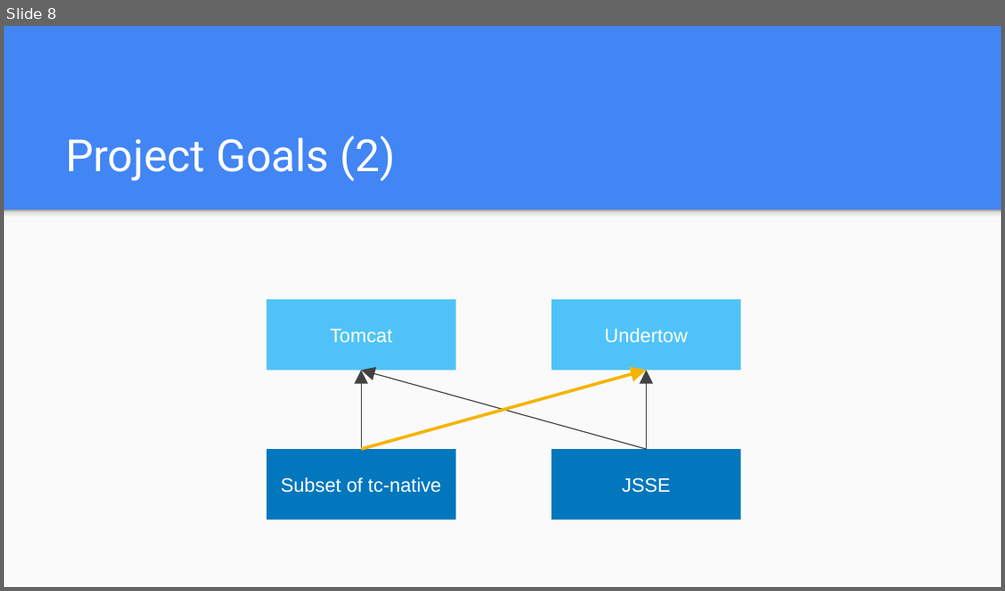
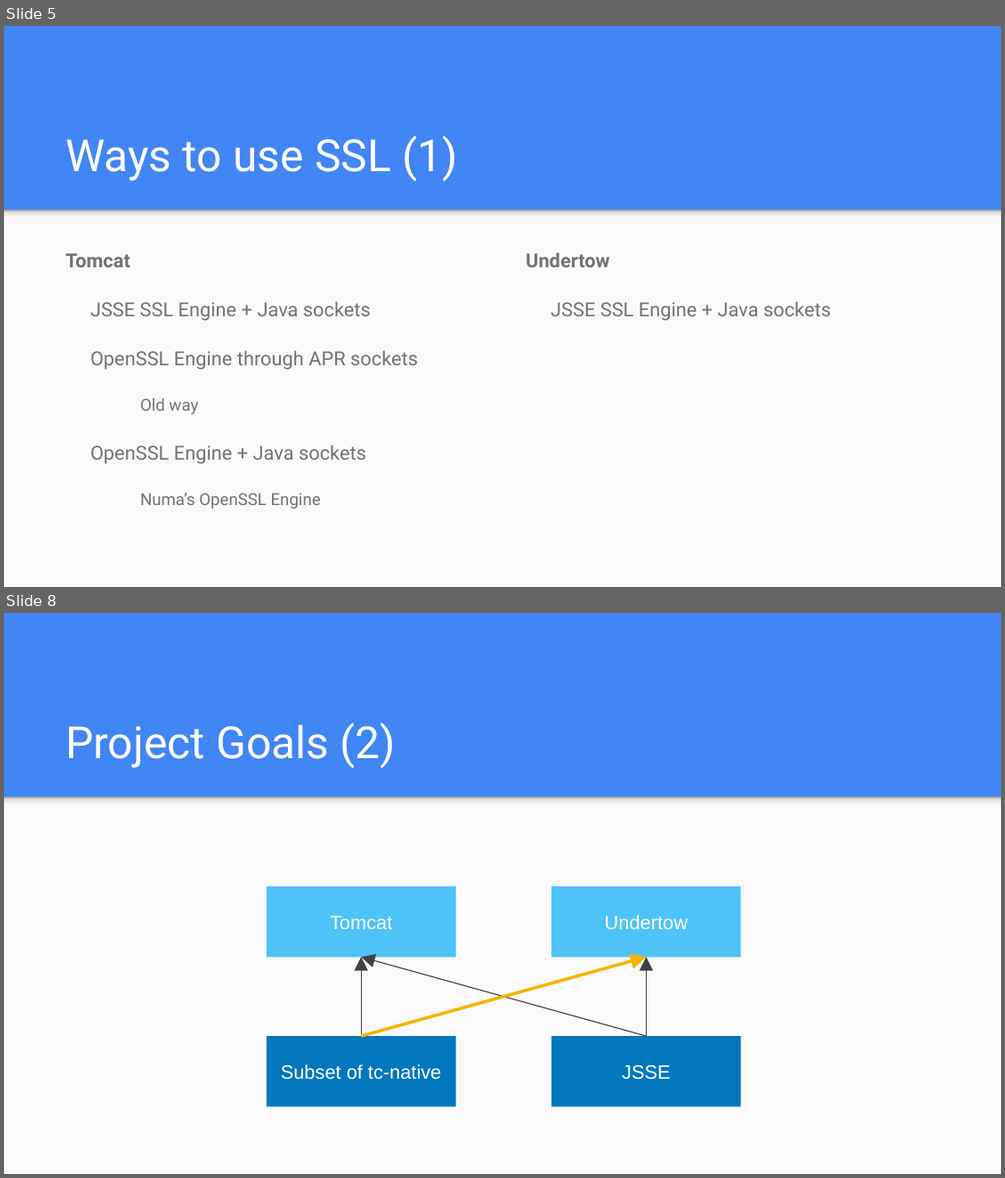
Before and after one commit to jocelynthode/tomcat-native2-doc, a slide deck: initial_presentation.pptx. Shown one above the other, each under a label of ours: slide 8 before the commit, slides 5 and 8 after it; the slides between them are not shown. The pictures are 1005x591 and 1005x1178 pixels, drawn with LibreOffice and Linux fonts; fonts in the diff are those of the drawing. Boxes give left, top, right and bottom in pixels: in the first picture for what was removed or moved away, otherwise in the second. Text is boxed around its words. In the diff, an @@ line names an element or a change of style, - is before the commit and + after.

```diff
--- a/initial_presentation.pptx
+++ b/initial_presentation.pptx
@@ slide 5 added at [4,26,1001,587], background #4285F4; not listed: 2 template elements that a slide beside it also shows @@
@@ title added at [65,135,457,181], 32 pt, text #FFFFFF @@
+Ways to use SSL (1)
@@ text added at [65,253,418,508], 14 pt, text #737373 @@
+Tomcat
+JSSE SSL Engine + Java sockets
+OpenSSL Engine through APR sockets
+  Old way
+OpenSSL Engine + Java sockets
+  Numa’s OpenSSL Engine
@@ text added at [526,252,831,321], 14 pt, text #737373 @@
+Undertow
+JSSE SSL Engine + Java sockets
```
Also in this commit, not shown: 7 slides changed, 1 slide removed, 1 other file.
